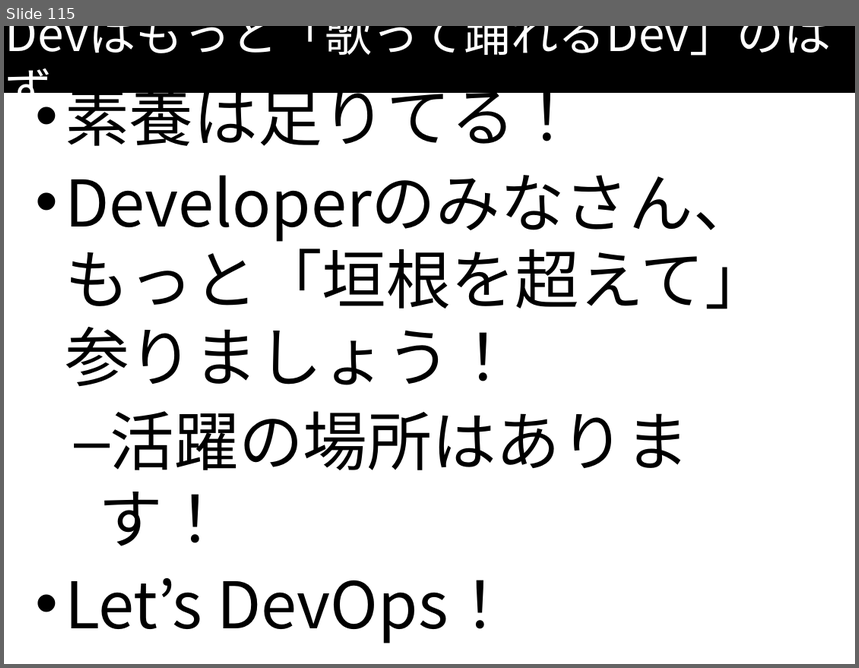
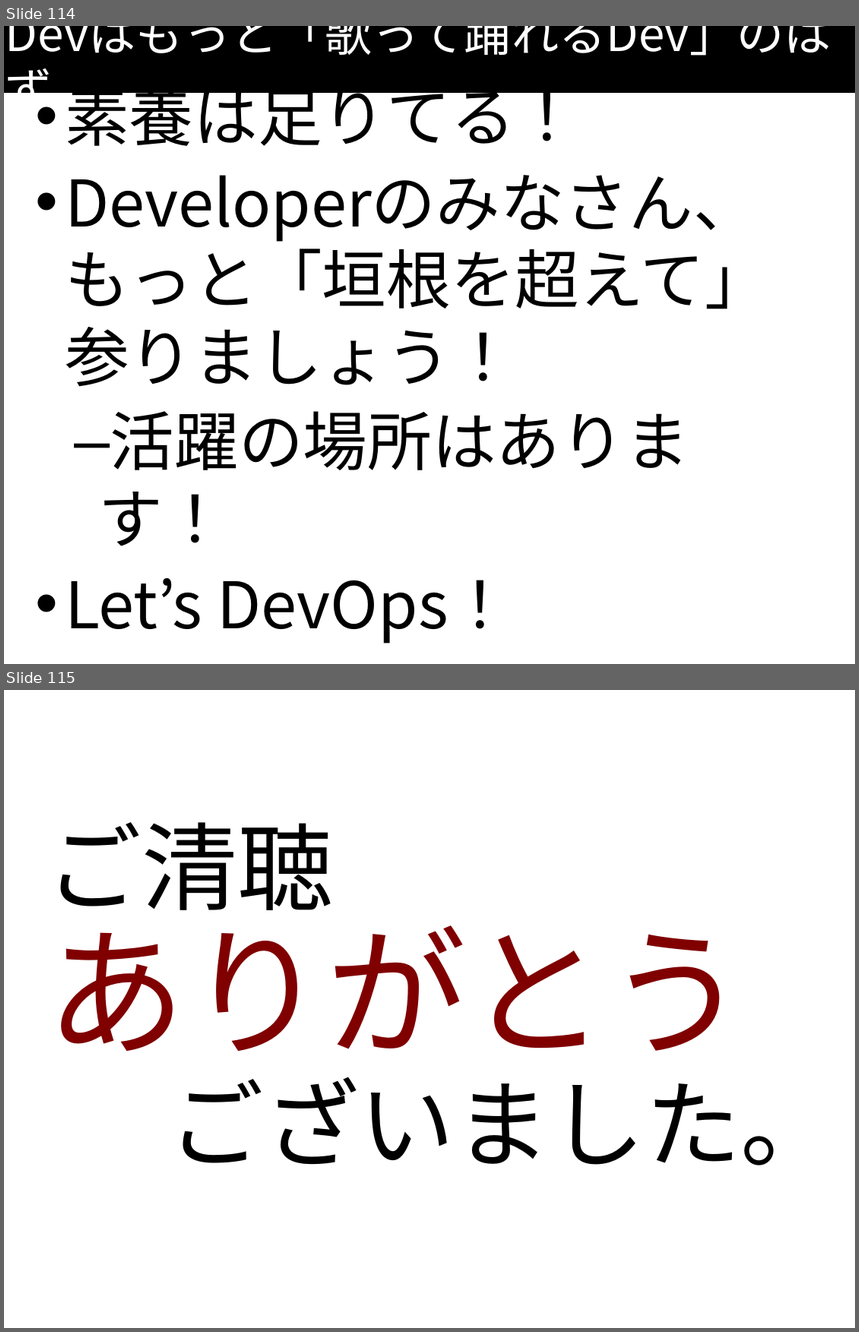
Before and after one commit to kazuhito-m/kazuhito-m.github.io, a slide deck: _drafts/comcamp2016.odp. Shown one above the other, each under a label of ours: slide 115 before the commit, slides 114 and 115 after it. The pictures are 859x668 and 859x1332 pixels, drawn with LibreOffice and Linux fonts; fonts in the diff are those of the drawing. Boxes give left, top, right and bottom in pixels: in the first picture for what was removed or moved away, otherwise in the second. Text is boxed around its words. In the diff, an @@ line names an element or a change of style, - is before the commit and + after.

Commit message:
一応、通ししたので完成形。

```diff
--- a/_drafts/comcamp2016.odp
+++ b/_drafts/comcamp2016.odp
@@ slide 115 added at <box>4,690,855,1328</box>, background #FFFFFF @@
@@ text added at <box>47,822,836,1166</box>, 89.1 pt, text #000000 @@
+ご清聴
+ありがとう
+ございました。
@@ what was slide 115 is now slide 114 @@
```
Also in this commit, not shown: 5 slides changed, 1 slide removed.
